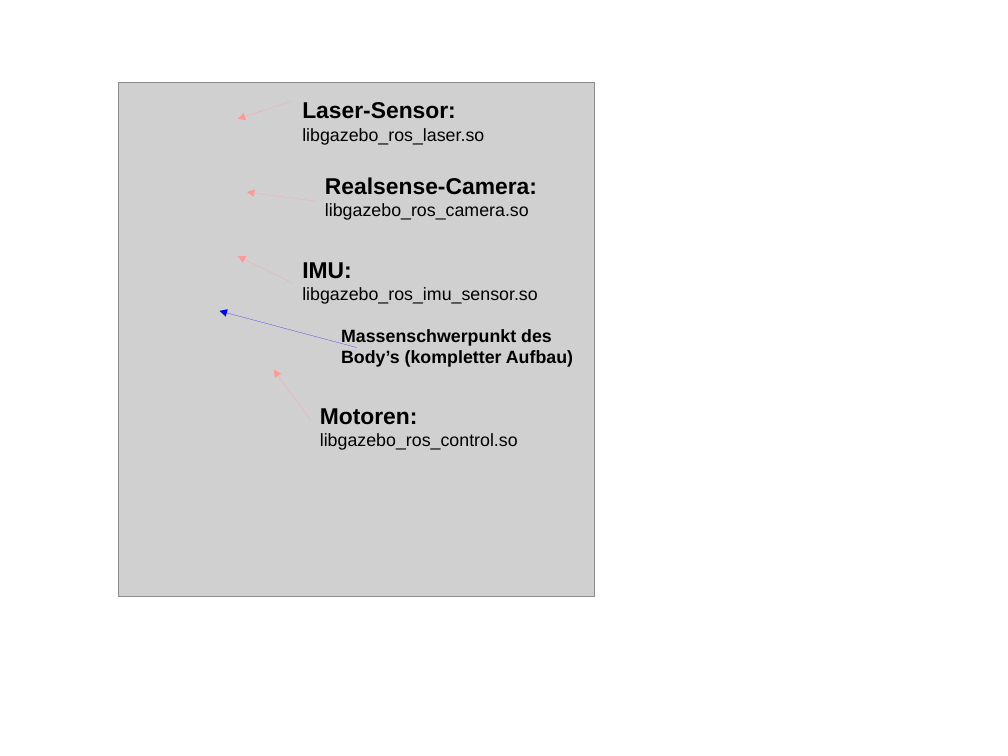
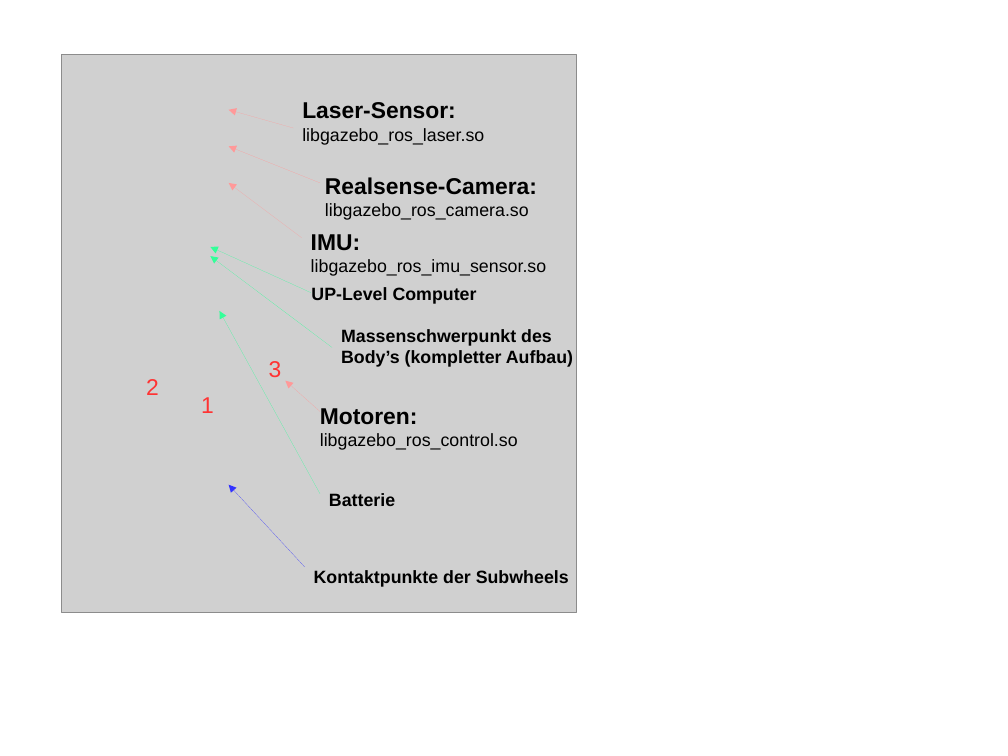
Before and after one commit to CesMak/bb, a slide deck: slide 1 of img/plugins_simulation.odp. Drawn at 1008x756 pixels with LibreOffice and Linux fonts; fonts in the diff are those of the drawing; grey boxes stand for pictures. Boxes give left, top, right and bottom in pixels: in the first picture for what was removed or moved away, otherwise in the second. Text is boxed around its words. In the diff, an @@ line names an element or a change of style, - is before the commit and + after.

```diff
--- a/img/plugins_simulation.odp
+++ b/img/plugins_simulation.odp
@@ picture: place and size @@
-picture at (118,82,595,596)
+picture at (62,55,576,612)
@@ arrow moved from (294, 101) - (238, 119) to (294, 128) - (229, 110) @@
@@ arrow moved from (316, 201) - (247, 192) to (320, 183) - (229, 146) @@
@@ arrow moved from (294, 284) - (238, 256) to (302, 238) - (229, 183) @@
@@ text "IMU:": place and size @@
-text "IMU:" at (302,262,538,304)
+text "IMU:" at (311,234,547,276)
@@ arrow moved from (357, 348) - (220, 311) to (332, 348) - (210, 256) @@
@@ arrow (332, 348) - (210, 256): stroke #0000FF 0 pt to #33FF99 0 pt @@
@@ arrow added from (311, 293) to (210, 247), #33FF99 0 pt @@
@@ text added at (311,287,477,304), 14 pt, text #000000, bold @@
+UP-Level Computer
@@ arrow added from (320, 494) to (220, 311), #33FF99 0 pt @@
@@ text added at (146,379,159,395), 18 pt, text #FF3333 @@
+2
@@ text added at (269,361,282,377), 18 pt, text #FF3333 @@
+3
@@ arrow moved from (311, 421) - (273, 370) to (320, 412) - (285, 381) @@
@@ text added at (201,397,214,413), 18 pt, text #FF3333 @@
+1
@@ arrow added from (305, 567) to (229, 485), #3333FF 0 pt @@
@@ text added at (329,493,395,506), 14 pt, text #000000, bold @@
+Batterie
@@ text added at (314,570,569,587), 14 pt, text #000000, bold @@
+Kontaktpunkte der Subwheels
```
Also in this commit, not shown: 14 other files.
